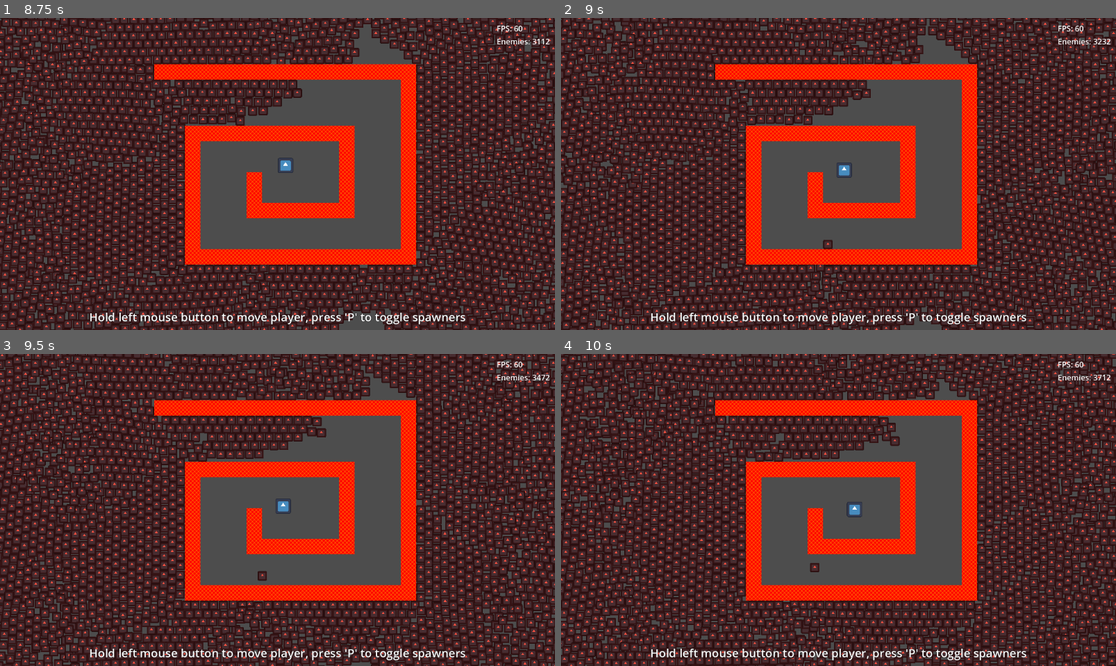
Above: before the commit, frames 1-4 (two rows, left to right).
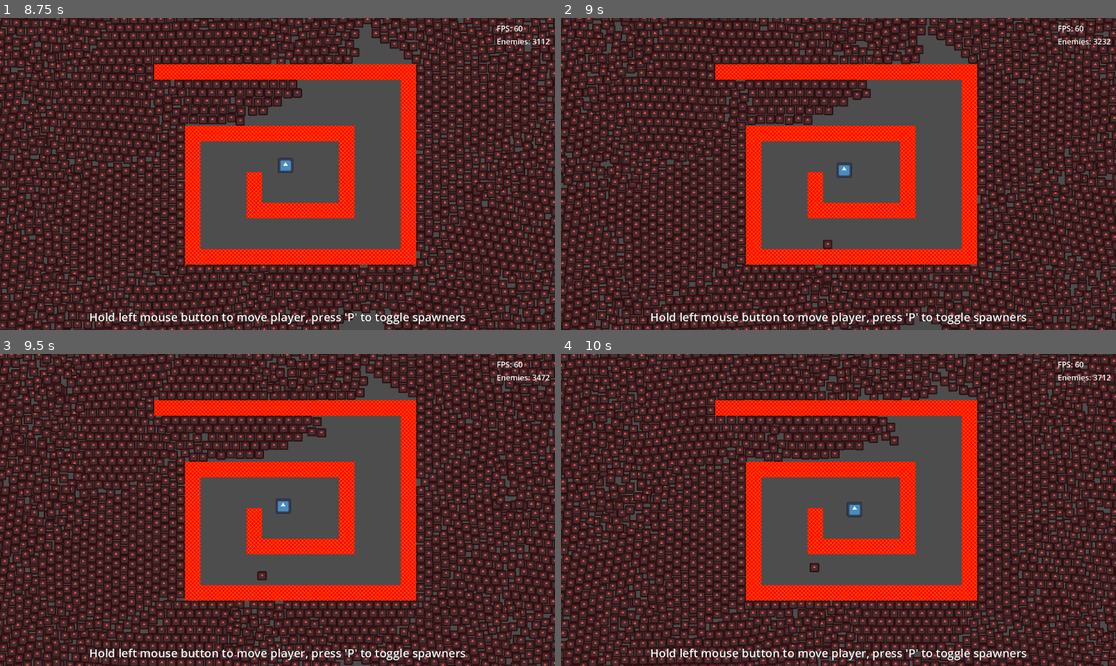
Above: after the commit, the same moments.

Repository: Griiimon/Manymies
Game: Godot game, scene res://main_rigidbodies.tscn
Two runs of this game, one before a commit and one after it. Both use one fixed random seed, a clock stepped at 60 frames per second and the inputs below. The engine's default icon, where the game draws it, is replaced by a stand-in: a white triangle on a blue panel in a dark square.
Inputs (mouse positions are in pixels of both pictures, inside the frame that each line leads up to):
- Up to frame 1 (8.75 s): tap P (pause_spawner) every 0.75 s from 0.5 to 4.25 s; move the mouse to (399, 158) at 0.52 s; click (399, 158) at 0.67 s; move the mouse to (166, 189) at 1.27 s; click (166, 189) at 1.42 s; move the mouse to (333, 105) at 2.02 s; click (333, 105) at 2.17 s; move the mouse to (249, 236) at 2.77 s; click (249, 236) at 2.92 s; move the mouse to (444, 220) at 3.52 s; click (444, 220) at 3.67 s; move the mouse to (111, 127) at 4.27 s; click (111, 127) at 4.42 s; move the mouse to (305, 174) at 5.02 s; click (305, 174) at 5.17 s; move the mouse to (194, 96) at 5.77 s; click (194, 96) at 5.92 s; move the mouse to (399, 158) at 6.52 s; click (399, 158) at 6.67 s; move the mouse to (166, 189) at 7.27 s; click (166, 189) at 7.42 s; move the mouse to (333, 105) at 8.02 s; click (333, 105) at 8.17 s
- Up to frame 2 (9 s): move the mouse to (810, 236) at 8.77 s; click (810, 236) at 8.92 s
- Up to frame 3 (9.5 s): no input
- Up to frame 4 (10 s): move the mouse to (1005, 556) at 9.52 s; click (1005, 556) at 9.67 s

Frame 1 is identical in both runs. In frame 2, 0.6% of the frame differs, in the area x 29-68%, y 71-100%; in frame 3, 27%; in frame 4, 33%, in the area x 0-100%, y 0-100%.

Commit message:
fix random_dir

Diff:
--- a/solutions/rigidbodies enemy/rigidbody_enemy.gd
+++ b/solutions/rigidbodies enemy/rigidbody_enemy.gd
@@ -45,6 +45,7 @@
 func _physics_process(delta):
 	if ( Engine.get_physics_frames() + tick_offset ) % ( skip_frames + 1 ) == 0:
 		var pathfinder_dir: Vector2= Global.pathfinder.get_direction(position)
-
-		var random_dir= Vector2(randf_range(-1, 1), randf_range(-1, 1))
+		var random_dir: Vector2
+		if pathfinder_dir:
+			random_dir= Vector2(randf_range(-1, 1), randf_range(-1, 1))
 		rb.linear_velocity= lerp(pathfinder_dir, random_dir, randomize_direction).normalized()  * maximum_speed
